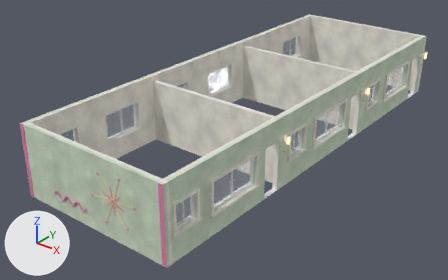
One commit to the glTF model kits/apartamentos-patio/pieces/envelope_w_upper.glb: the scene before it, then after it.
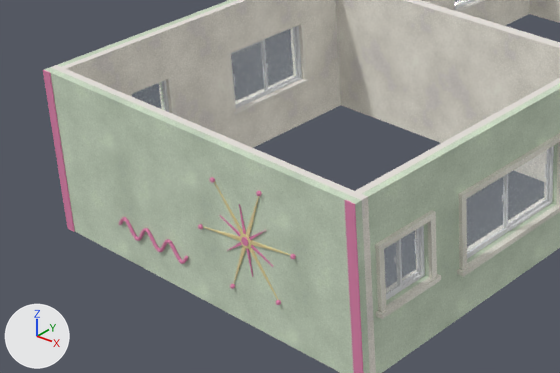
The first picture shows the older version from a camera (50 mm lens) standing at (6.27, -20.97, 12.1) and looking at (-9.23, -1.6, 0.09). The close-ups show the older and then the newer version on the part from 0% to 57% of the width and 33% to 94% of the height of that picture. Only the edits that show in the close-ups are written down. Every picture has the same lights, and +X, +Y and +Z are marked at lower left.

In view in the first close-up: 'envelope_w_upper_accent', 'envelope_w_upper_alu', 'envelope_w_upper_glass', 'envelope_w_upper_gold', 'envelope_w_upper_plaster', 'envelope_w_upper_stucco', 'envelope_w_upper_stucco_w', 'envelope_w_upper_trim' and 1 more.
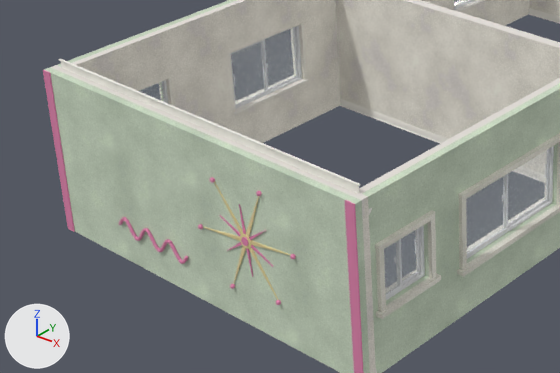
Changed parts and their boxes [x1, y1, x2, y2] in the close-ups (560 x 373 px):
'molduras', added: after [58, 8, 560, 373]

What the commit changed:
Mesh me_molduras is new.
It has 424 vertices, 752 faces and spans x -12.0..-5.0, y -9.6..9.6, z 0.0..3.2.
It uses material mat_trim (white #f5f2ea).
Object 'molduras' (ob_molduras) is new; it shows me_molduras.
Its location is (0.0, 0.0, 0.0).
